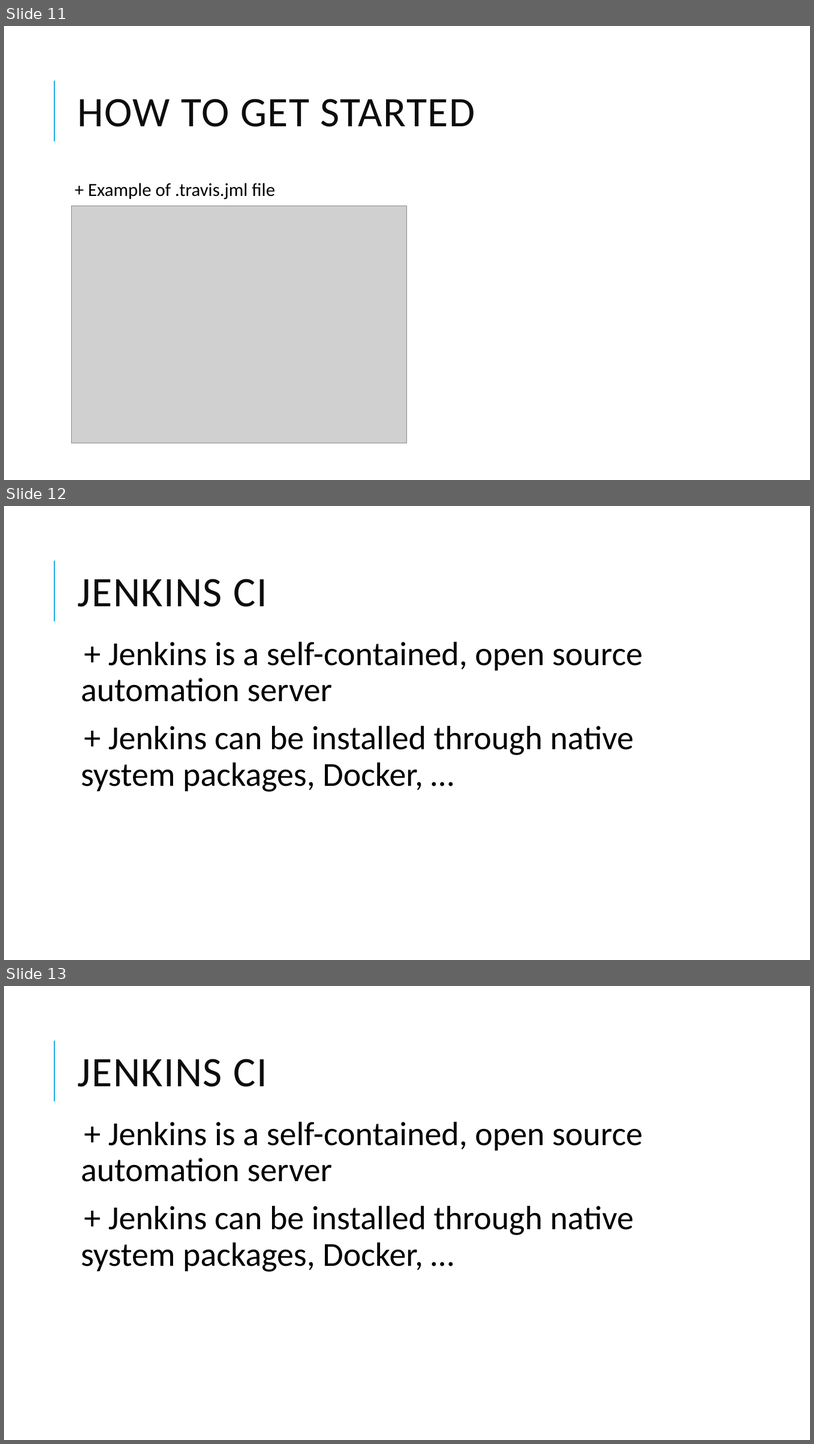
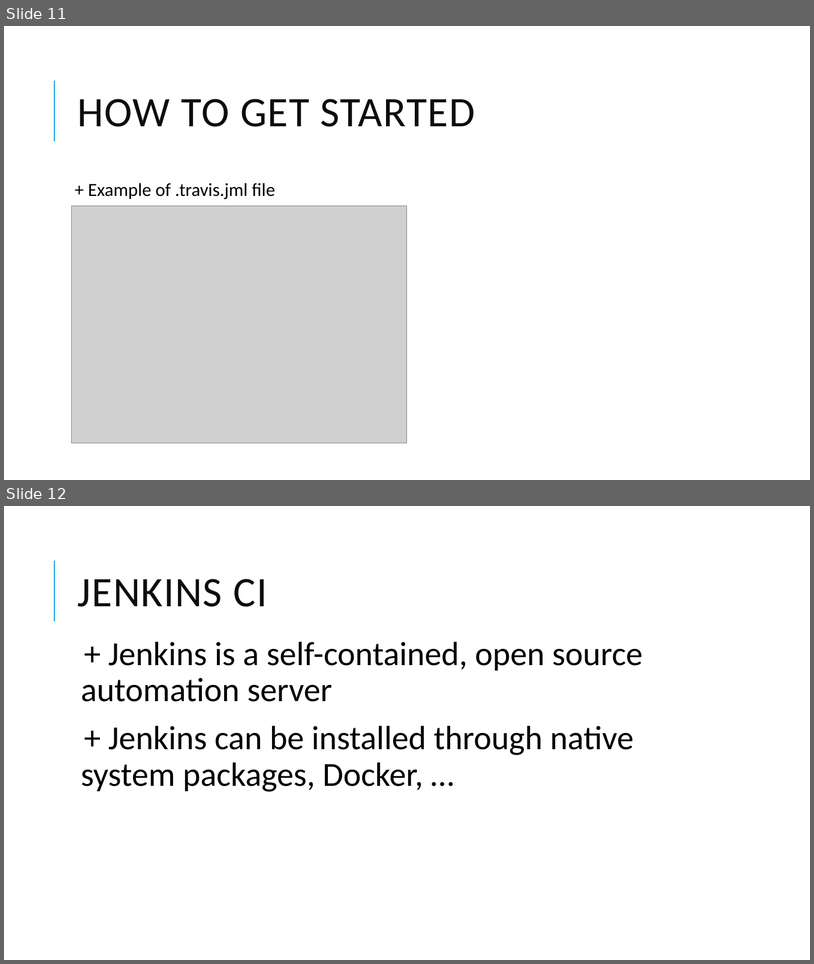
Before and after one commit to theKastle/ci, a slide deck: Slides/SoftwareTesting_GroupK1_CI.pptx. Shown one above the other, each under a label of ours: slides 11, 12 and 13 before the commit, slides 11 and 12 after it. The pictures are 814x1444 and 814x964 pixels, drawn with LibreOffice and Linux fonts; fonts in the diff are those of the drawing; grey boxes stand for pictures. Boxes give left, top, right and bottom in pixels: in the first picture for what was removed or moved away, otherwise in the second. Text is boxed around its words. In the diff, an @@ line names an element or a change of style, - is before the commit and + after.

```diff
--- a/Slides/SoftwareTesting_GroupK1_CI.pptx
+++ b/Slides/SoftwareTesting_GroupK1_CI.pptx
@@ slide 12 removed at <box>4,506,810,960</box>, background #FFFFFF; not listed: 1 template element that a slide beside it also shows @@
@@ title removed at <box>78,579,267,607</box> @@
-JENKINS CI
@@ text removed at <box>81,642,643,792</box> @@
-  + Jenkins is a self-contained, open source automation server
-  + Jenkins can be installed through native system packages, Docker, …
@@ what was slide 13 is now slide 12 @@
```
Also in this commit, not shown: 1 slide changed, 1 slide added, 1 other file.
